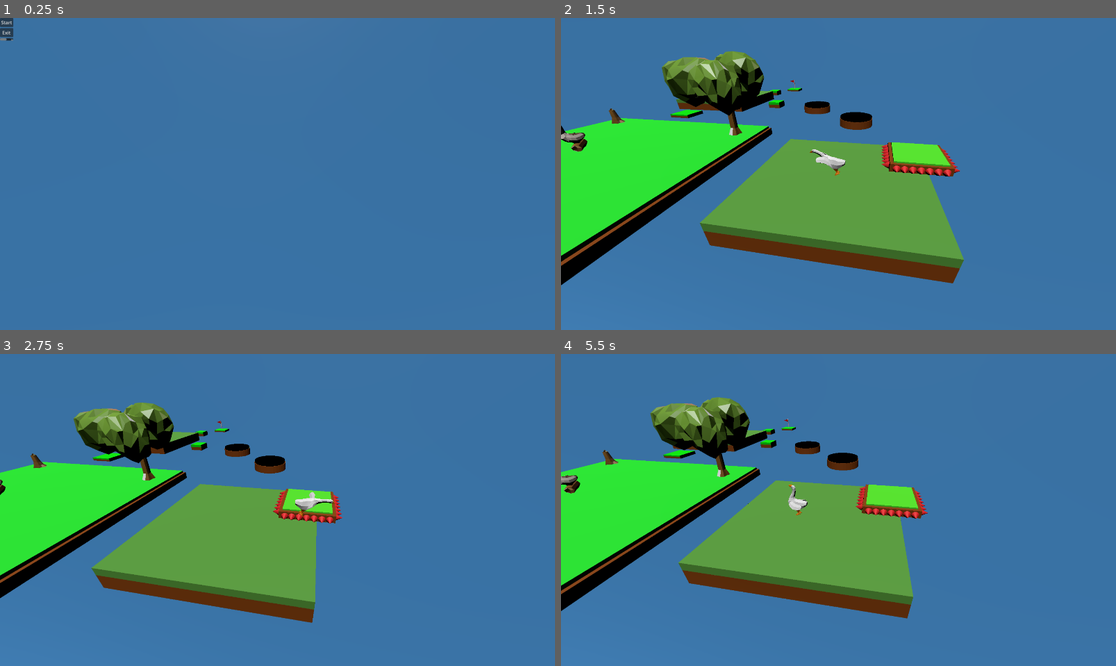
Above: before the commit, frames 1-4 (two rows, left to right).
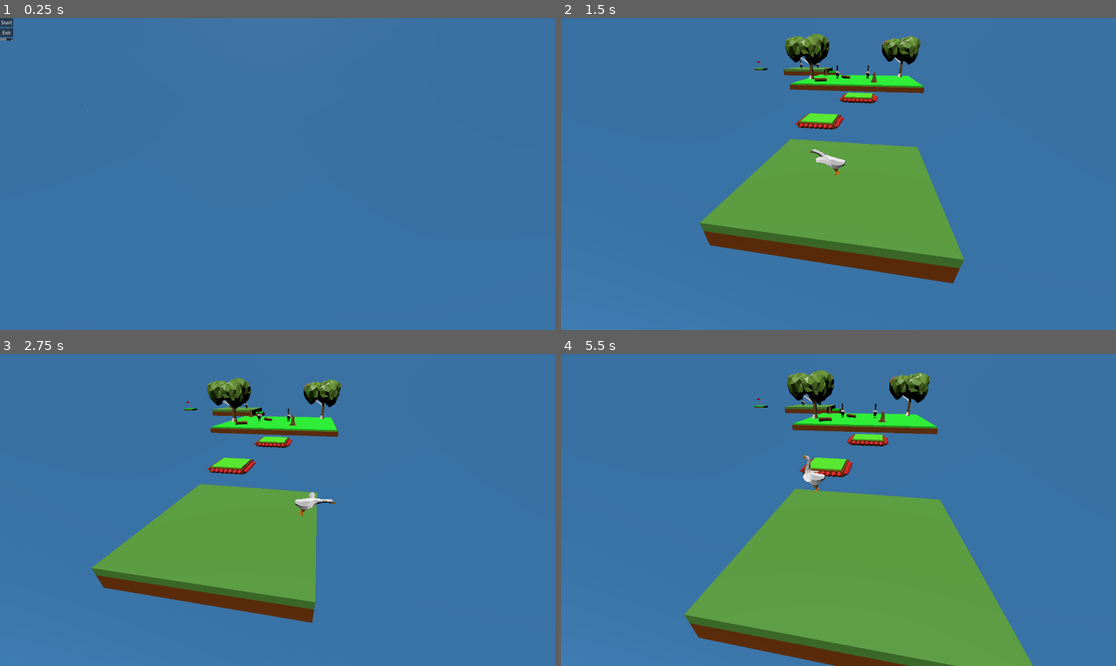
Above: after the commit, the same moments.

Repository: nialdixon8/3DGooseGame
Game: Godot game, scene res://main.tscn
Two runs of this game, one before a commit and one after it. Both use one fixed random seed, a clock stepped at 60 frames per second and the inputs below.
Inputs (mouse positions are in pixels of both pictures, inside the frame that each line leads up to):
- Up to frame 1 (0.25 s): no input
- Up to frame 2 (1.5 s): click (566, 39) at 0.52 s; type "Alex" at 0.6 s; click "Start" at 1.25 s
- Up to frame 3 (2.75 s): tap Enter (ui_accept) at 2, 2.27 s; hold Right (ui_right) from 2.03 s (still down); tap E (attack) at 2.1 s
- Up to frame 4 (5.5 s): release Right (ui_right) at 2.78 s; hold Down (ui_down) 2.78-3.53 s; tap E (attack) every 0.75 s from 2.85 to 5.1 s; tap Enter (ui_accept) at 3.02, 4.52, 5.27 s; hold Right (ui_right) 3.53-4.28 s; hold Up (ui_up) 4.28-5.03 s; hold Left (ui_left) from 5.03 s (still down)

The runs differ from the first frame. In frame 1, less than 0.1% of the frame differs, in the area x 15-16%, y 29-30%; in frame 2, 19%; in frame 3, 15%; in frame 4, 37%, in the area x 0-86%, y 5-100%.
Error before the commit: Invalid call. Nonexistent function 'reset' in base 'SubViewport'. (res://player.gd:122)

Commit message:
added first level layout

Diff:
--- a/background.tscn
+++ b/background.tscn
@@ -5,7 +5,7 @@
 [node name="Node3D" type="Node3D"]
 
 [node name="background" parent="." instance=ExtResource("1_qll80")]
-transform = Transform3D(-7, 0, -6.11959e-07, 0, 7, 0, 6.11959e-07, 0, -7, 0, 0, -300)
+transform = Transform3D(-10, 0, -8.74228e-07, 0, 10, 0, 8.74228e-07, 0, -10, 0, 0, -300)
 
 [node name="Plane_001" parent="background" index="2"]
 transform = Transform3D(9.44832, 0, 0.164921, 0, 9.44976, 0, -0.164921, 0, 9.44832, 0, -1.01586, 0)
--- a/level2.tscn
+++ b/level2.tscn
@@ -23,7 +23,7 @@
 transform = Transform3D(0.98085, -0.0558571, 0.186584, 0, 0.957993, 0.286792, -0.194765, -0.2813, 0.939647, 3.17835, 3.9898, 6.45874)
 script = ExtResource("2_g8oil")
 
-[node name="Camera3D" type="Camera3D" parent="cameraNode"]
+[node name="CameraGame" type="Camera3D" parent="cameraNode"]
 transform = Transform3D(1, 7.45058e-09, -1.49012e-08, 0, 1, -2.98023e-08, 0, 0, 1, 0, 0, 0)
 
 [node name="largeGrass" parent="." instance=ExtResource("3_mi5eu")]
--- a/level3.tscn
+++ b/level3.tscn
@@ -23,7 +23,7 @@
 transform = Transform3D(0.98085, -0.0558571, 0.186584, 0, 0.957993, 0.286792, -0.194765, -0.2813, 0.939647, 3.17835, 3.9898, 6.45874)
 script = ExtResource("3_fn7n6")
 
-[node name="Camera3D" type="Camera3D" parent="cameraNode"]
+[node name="CameraGame" type="Camera3D" parent="cameraNode"]
 transform = Transform3D(1, 7.45058e-09, -1.49012e-08, 0, 1, -2.98023e-08, 0, 0, 1, 0, 0, 0)
 
 [node name="largeGrass" parent="." instance=ExtResource("4_hwvig")]
--- a/main.gd
+++ b/main.gd
@@ -1,14 +1,10 @@
 extends Node3D
 
-@onready var enemy = $enemy
-@onready var enemy2 = $enemy2
-@onready var enemy3 = $enemy3
-@onready var fallingPlatform = $fallingPlatform
-@onready var fallingPlatform2 = $fallingPlatform2
+@onready var enemy = $SubViewportContainer/SubViewport/enemy
+@onready var enemy3 = $SubViewportContainer/SubViewport/enemy3
 # Called when the node enters the scene tree for the first time.
 func _ready():
 	pass
-
 
 # Called every frame. 'delta' is the elapsed time since the previous frame.
 func _process(delta):
@@ -17,13 +13,4 @@
 
 func reset():
 	enemy.position = enemy.defaultPos
-	enemy2.position = enemy2.defaultPos
 	enemy3.position = enemy3.defaultPos
-	fallingPlatform.falling = false
-	fallingPlatform2.falling = false
-	fallingPlatform.gravity = 0
-	fallingPlatform2.gravity = 0
-	fallingPlatform.timer.stop()
-	fallingPlatform2.timer.stop()
-	fallingPlatform.position = fallingPlatform.defaultPos
-	fallingPlatform2.position = fallingPlatform2.defaultPos
--- a/main.tscn
+++ b/main.tscn
@@ -1,15 +1,13 @@
-[gd_scene load_steps=14 format=3 uid="uid://c7cxjfoh3xme5"]
+[gd_scene load_steps=12 format=3 uid="uid://c7cxjfoh3xme5"]
 
 [ext_resource type="Script" path="res://main.gd" id="1_drvey"]
 [ext_resource type="PackedScene" uid="uid://hbk1l0bonreu" path="res://player.tscn" id="1_hf7sd"]
 [ext_resource type="PackedScene" uid="uid://yorer1ymbdyw" path="res://platform.tscn" id="2_34nc2"]
 [ext_resource type="Script" path="res://cameraNode.gd" id="4_rukaf"]
 [ext_resource type="PackedScene" uid="uid://c5l65pcv578or" path="res://enemy.tscn" id="5_6god5"]
-[ext_resource type="PackedScene" uid="uid://541q511nk721" path="res://falling_platform.tscn" id="6_1yd4w"]
 [ext_resource type="PackedScene" uid="uid://d13mxrwk4mls3" path="res://goal.tscn" id="7_touhi"]
 [ext_resource type="PackedScene" uid="uid://csjqjq6hmlm4e" path="res://largeGrass.tscn" id="8_fpjtj"]
 [ext_resource type="PackedScene" uid="uid://cq8yxalyyastx" path="res://smallGrass.tscn" id="9_6g4fn"]
-[ext_resource type="PackedScene" uid="uid://c2nudd4rhave" path="res://mediumGrass.tscn" id="10_msldc"]
 [ext_resource type="PackedScene" uid="uid://c6ya3fj6ybjxd" path="res://spikeyPlatform.tscn" id="11_r52p1"]
 [ext_resource type="PackedScene" uid="uid://55qf2k2e80mb" path="res://background.tscn" id="12_v8jiu"]
 [ext_resource type="Script" path="res://StartGameUI.gd" id="13_k0qme"]
@@ -24,7 +22,9 @@
 offset_bottom = 40.0
 
 [node name="SubViewport" type="SubViewport" parent="Node3D/SubViewportContainer"]
+handle_input_locally = false
 size = Vector2i(1920, 1080)
+render_target_update_mode = 4
 
 [node name="DirectionalLight3D" type="DirectionalLight3D" parent="Node3D/SubViewportContainer/SubViewport"]
 transform = Transform3D(1, 0, 0, 0, 0.355482, 0.934683, 0, -0.934683, 0.355482, 0, 3.91741, 0.756045)
@@ -41,51 +41,39 @@
 current = true
 
 [node name="platform2" parent="Node3D/SubViewportContainer/SubViewport" instance=ExtResource("2_34nc2")]
-transform = Transform3D(1, 0, 0, 0, 1, 0, 0, 0, 1, -14.1042, 0, 0.210938)
+transform = Transform3D(1, 0, 0, 0, 1, 0, 0, 0, 1, -1.1042, 2.19091, -22.0269)
 
 [node name="enemy" parent="Node3D/SubViewportContainer/SubViewport" node_paths=PackedStringArray("platform") instance=ExtResource("5_6god5")]
-transform = Transform3D(1, 0, 0, 0, 1, 0, 0, 0, 1, -15.9075, 2, 0)
-defaultPos = Vector3(-15.9, 2, 0)
-platform = NodePath("../platform2")
-
-[node name="enemy3" parent="Node3D/SubViewportContainer/SubViewport" node_paths=PackedStringArray("platform") instance=ExtResource("5_6god5")]
-transform = Transform3D(1, 0, 0, 0, 1, 0, 0, 0, 1, -15.9075, 2, 3)
-defaultPos = Vector3(-15.9, 2, 3)
+transform = Transform3D(1, 0, 0, 0, 1, 0, 0, 0, 1, -3.9075, 6, -21)
+defaultPos = Vector3(-3.908, 6, -21)
 platform = NodePath("../platform2")
 
 [node name="enemy2" parent="Node3D/SubViewportContainer/SubViewport" node_paths=PackedStringArray("platform") instance=ExtResource("5_6god5")]
-transform = Transform3D(1, 0, 0, 0, 1, 0, 0, 0, 1, -17.9591, 3, -15.9528)
-defaultPos = Vector3(-17.959, 3, -15.953)
+transform = Transform3D(1, 0, 0, 0, 1, 0, 0, 0, 1, -15.1041, 6, -39.0073)
+defaultPos = Vector3(-15.104, 6, -39.007)
 platform = NodePath("../largeGrass2")
 
-[node name="fallingPlatform" parent="Node3D/SubViewportContainer/SubViewport" instance=ExtResource("6_1yd4w")]
-transform = Transform3D(1, 0, 0, 0, 1, 0, 0, 0, 1, -0.250754, 0, -10.3906)
-defaultPos = Vector3(-0.251, 0, -10.391)
+[node name="enemy4" parent="Node3D/SubViewportContainer/SubViewport" node_paths=PackedStringArray("platform") instance=ExtResource("5_6god5")]
+transform = Transform3D(1, 0, 0, 0, 1, 0, 0, 0, 1, -11.755, 6, -40.1821)
+defaultPos = Vector3(-11.755, 6, -40.182)
+platform = NodePath("../largeGrass2")
 
-[node name="fallingPlatform2" parent="Node3D/SubViewportContainer/SubViewport" instance=ExtResource("6_1yd4w")]
-transform = Transform3D(1, 0, 0, 0, 1, 0, 0, 0, 1, -5.26538, 0, -15.1649)
-defaultPos = Vector3(-5.265, 0, -15.165)
+[node name="enemy3" parent="Node3D/SubViewportContainer/SubViewport" node_paths=PackedStringArray("platform") instance=ExtResource("5_6god5")]
+transform = Transform3D(1, 0, 0, 0, 1, 0, 0, 0, 1, 0.0924997, 6, -21.1831)
+defaultPos = Vector3(0.092, 6, -21.183)
+platform = NodePath("../platform2")
 
 [node name="goal" parent="Node3D/SubViewportContainer/SubViewport" instance=ExtResource("7_touhi")]
-transform = Transform3D(1, 0, 0, 0, 1, 0, 0, 0, 1, -13.0073, 0, -28.5573)
+transform = Transform3D(1, 0, 0, 0, 1, 0, 0, 0, 1, -23.6292, 2.76066, -37.176)
 
 [node name="largeGrass" parent="Node3D/SubViewportContainer/SubViewport" instance=ExtResource("8_fpjtj")]
 transform = Transform3D(1, 0, 0, 0, 1, 0, 0, 0, 1, 0, -0.492808, 0)
 
-[node name="largeGrass2" parent="Node3D/SubViewportContainer/SubViewport" instance=ExtResource("8_fpjtj")]
-transform = Transform3D(1, 0, 0, 0, 1, 0, 0, 0, 1, -18.3105, 0, -17.7926)
+[node name="spikeyPlatform" parent="Node3D/SubViewportContainer/SubViewport" instance=ExtResource("11_r52p1")]
+transform = Transform3D(1, 0, 0, 0, 1, 0, 0, 0, 1, -2.88045, 0.72086, -7.47739)
 
-[node name="mediumGrass" parent="Node3D/SubViewportContainer/SubViewport" instance=ExtResource("10_msldc")]
-transform = Transform3D(1, 0, 0, 0, 1, 0, 0, 0, 1, -17.6007, 0, -9.67977)
-
-[node name="smallGrass" parent="Node3D/SubViewportContainer/SubViewport" instance=ExtResource("9_6g4fn")]
-transform = Transform3D(1, 0, 0, 0, 1, 0, 0, 0, 1, -10.7316, 0, -16.0833)
-
-[node name="smallGrass2" parent="Node3D/SubViewportContainer/SubViewport" instance=ExtResource("9_6g4fn")]
-transform = Transform3D(1, 0, 0, 0, 1, 0, 0, 0, 1, -15.0612, 0, -24.8811)
-
-[node name="spikeyPlatform" parent="Node3D/SubViewportContainer/SubViewport" instance=ExtResource("11_r52p1")]
-transform = Transform3D(1, 0, 0, 0, 1, 0, 0, 0, 1, 3.75388, 0.72086, -1.63544)
+[node name="spikeyPlatform2" parent="Node3D/SubViewportContainer/SubViewport" instance=ExtResource("11_r52p1")]
+transform = Transform3D(1, 0, 0, 0, 1, 0, 0, 0, 1, -0.231686, 1.78349, -12.3448)
 
 [node name="Background" parent="Node3D/SubViewportContainer/SubViewport" instance=ExtResource("12_v8jiu")]
 transform = Transform3D(1, 0, 0, 0, 1, 0, 0, 0, 1, 0, 3.52856, 0)
@@ -93,6 +81,12 @@
 [node name="player" parent="Node3D/SubViewportContainer/SubViewport" instance=ExtResource("1_hf7sd")]
 transform = Transform3D(1, 0, 0, 0, 1, 0, 0, 0, 1, 0, 1, 0)
 level = 1
+
+[node name="largeGrass2" parent="Node3D/SubViewportContainer/SubViewport" instance=ExtResource("8_fpjtj")]
+transform = Transform3D(1, 0, 0, 0, 1, 0, 0, 0, 1, -13.4527, 2.31025, -39.501)
+
+[node name="smallGrass" parent="Node3D/SubViewportContainer/SubViewport" instance=ExtResource("9_6g4fn")]
+transform = Transform3D(1, 0, 0, 0, 1, 0, 0, 0, 1, -6.96532, 2.46427, -33.2921)
 
 [node name="StartGameUI" type="Control" parent="."]
 layout_mode = 3
--- a/player.gd
+++ b/player.gd
@@ -119,7 +119,7 @@
 func die():
 	pushed = false
 	position = Vector3(0,1,0)
-	get_parent().get_parent().reset()
+	get_parent().get_parent().get_parent().get_parent().reset()
 
 func push(direction):
 	velocity.x = 0
